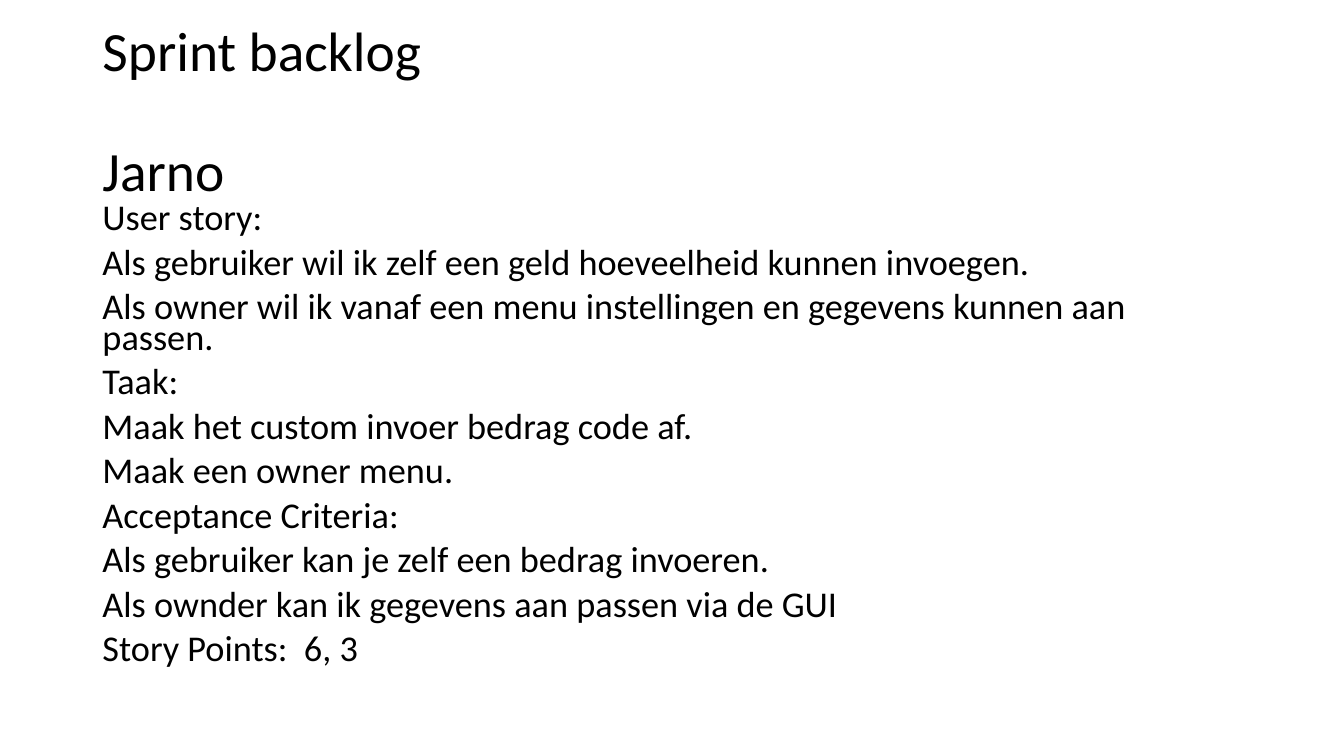
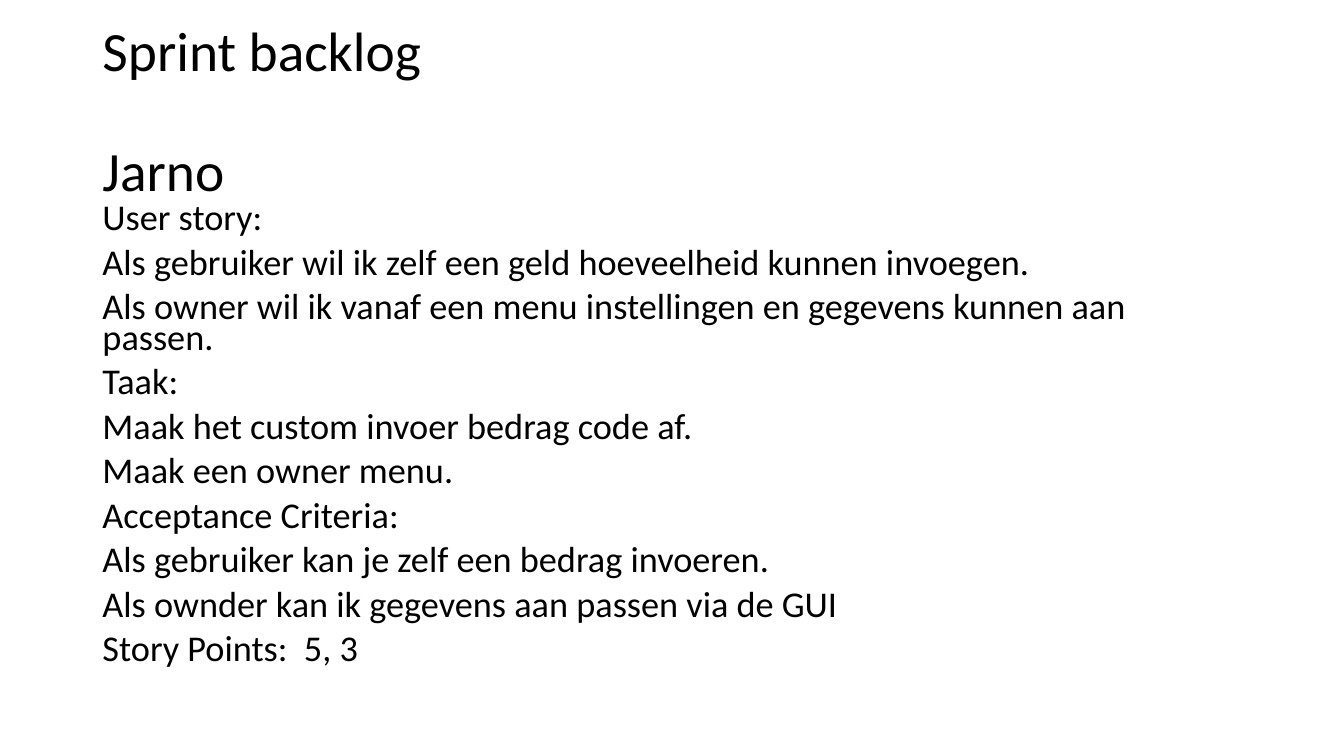
Before and after one commit to Sinjablo/Git-TINPRJ03-34, a slide deck: slide 10 of Presentaties/PresentatieSprint5.pptx. Drawn at 1344x756 pixels with LibreOffice and Linux fonts; fonts in the diff are those of the drawing. Boxes give left, top, right and bottom in pixels: in the first picture for what was removed or moved away, otherwise in the second. Text is boxed around its words. In the diff, an @@ line names an element or a change of style, - is before the commit and + after.

```diff
--- a/Presentaties/PresentatieSprint5.pptx
+++ b/Presentaties/PresentatieSprint5.pptx
@@ text at box(102, 636, 358, 667): text changed @@
-Story Points: 6, 3
+Story Points: 5, 3
```
Also in this commit, not shown: 3 other slides changed.
